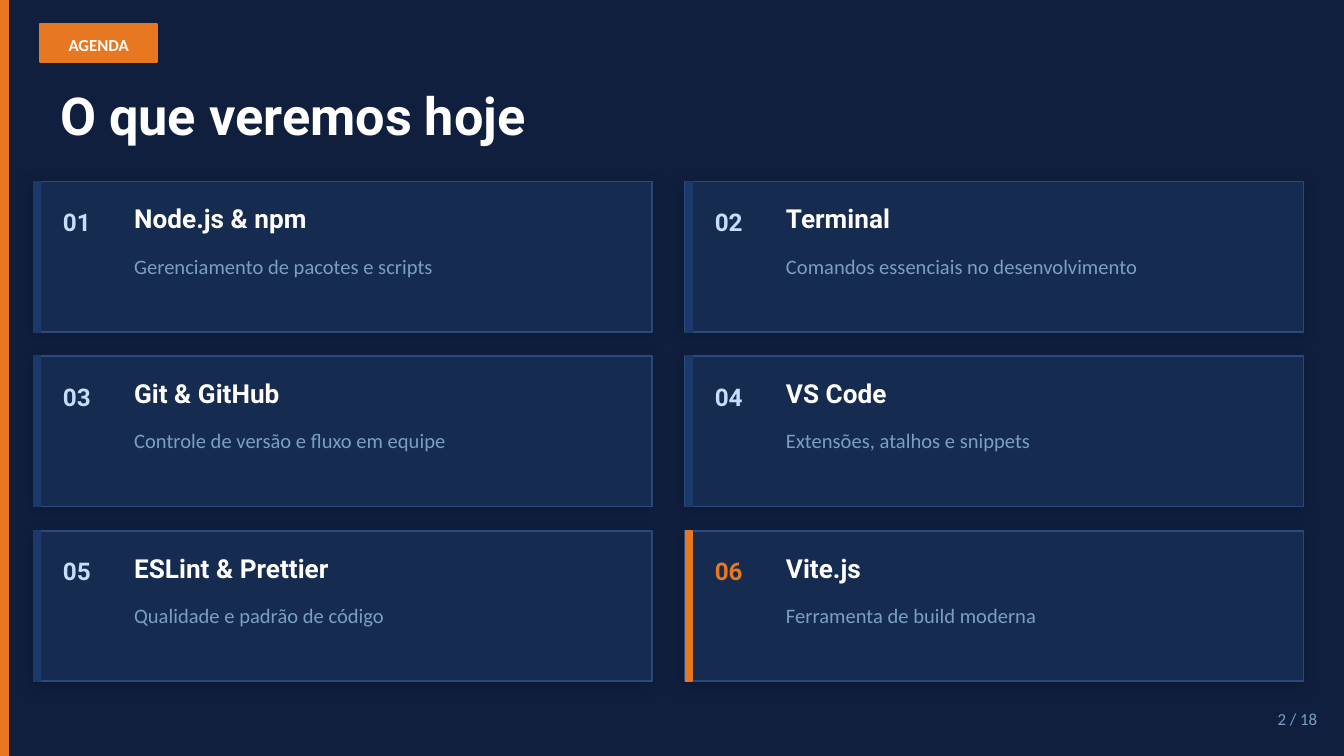
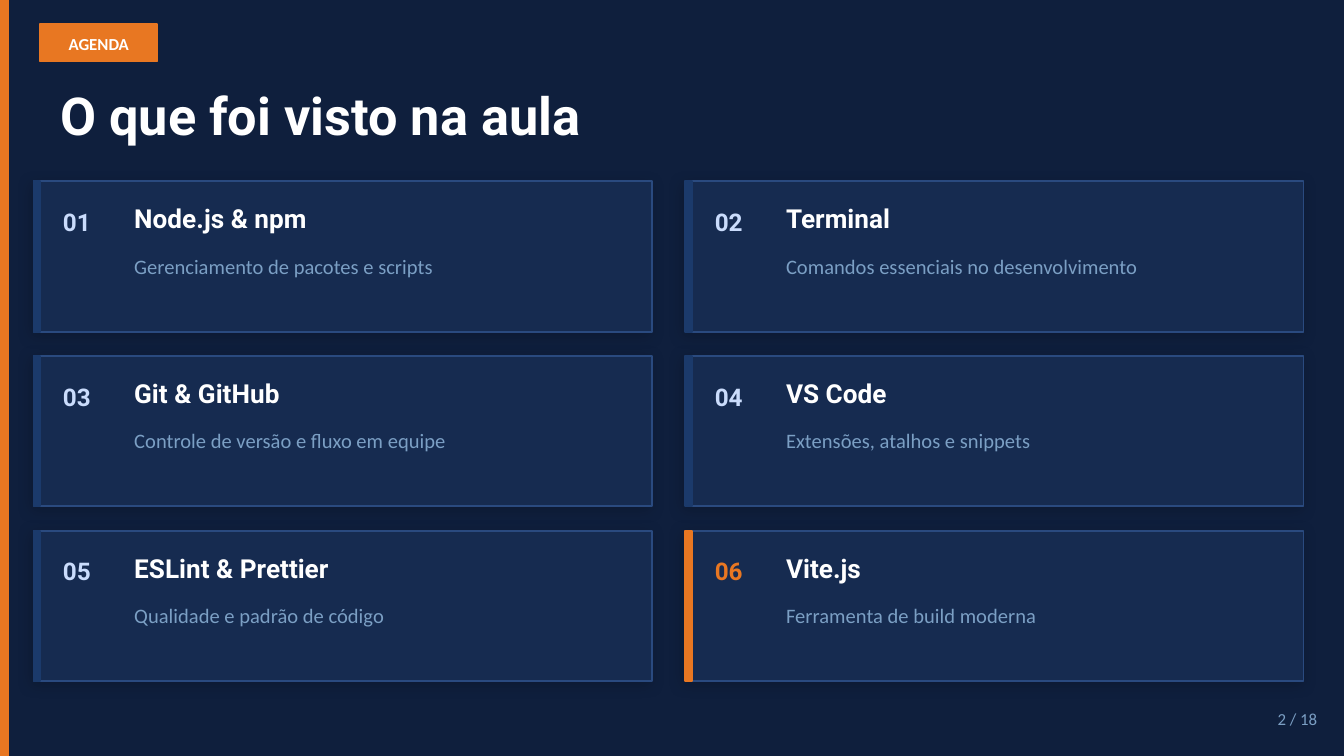
Before and after one commit to WelersonMartins/materiais-aulas-ads-frontend, a slide deck: slide 2 of Aula2/slides_aula2_ferramentas_desenvolvimento (1).pptx. Drawn at 1344x756 pixels with LibreOffice and Linux fonts; fonts in the diff are those of the drawing. Boxes give left, top, right and bottom in pixels: in the first picture for what was removed or moved away, otherwise in the second. Text is boxed around its words. In the diff, an @@ line names an element or a change of style, - is before the commit and + after.

Commit message:
materiais aula 3/4

```diff
--- a/Aula2/slides_aula2_ferramentas_desenvolvimento (1).pptx
+++ b/Aula2/slides_aula2_ferramentas_desenvolvimento (1).pptx
@@ text at (60,95,580,146): text changed @@
-O que veremos hoje
+O que foi visto na aula
```
Also in this commit, not shown: 1 other slide changed, 2 slides removed, 3 other files.
